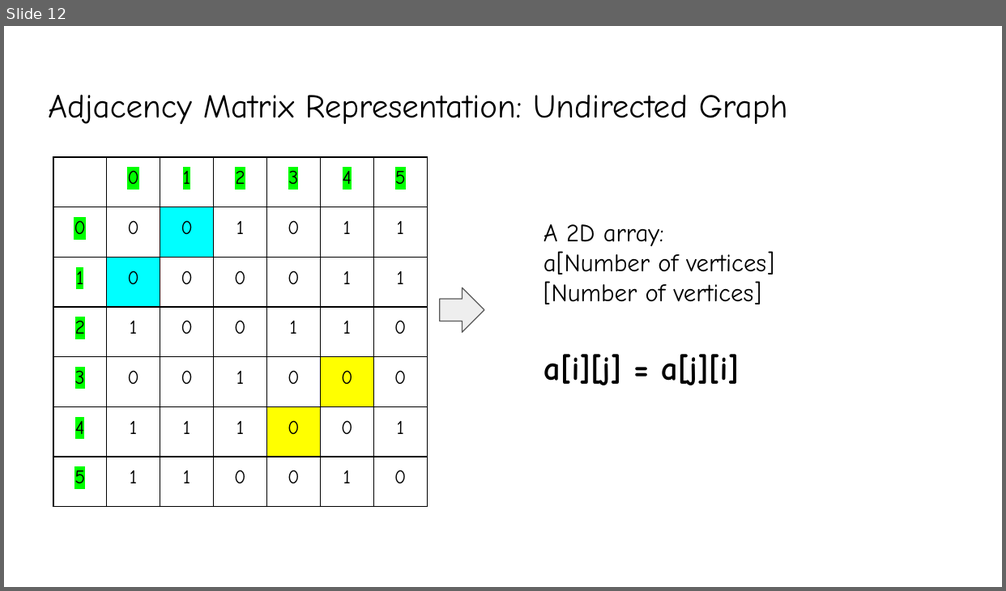
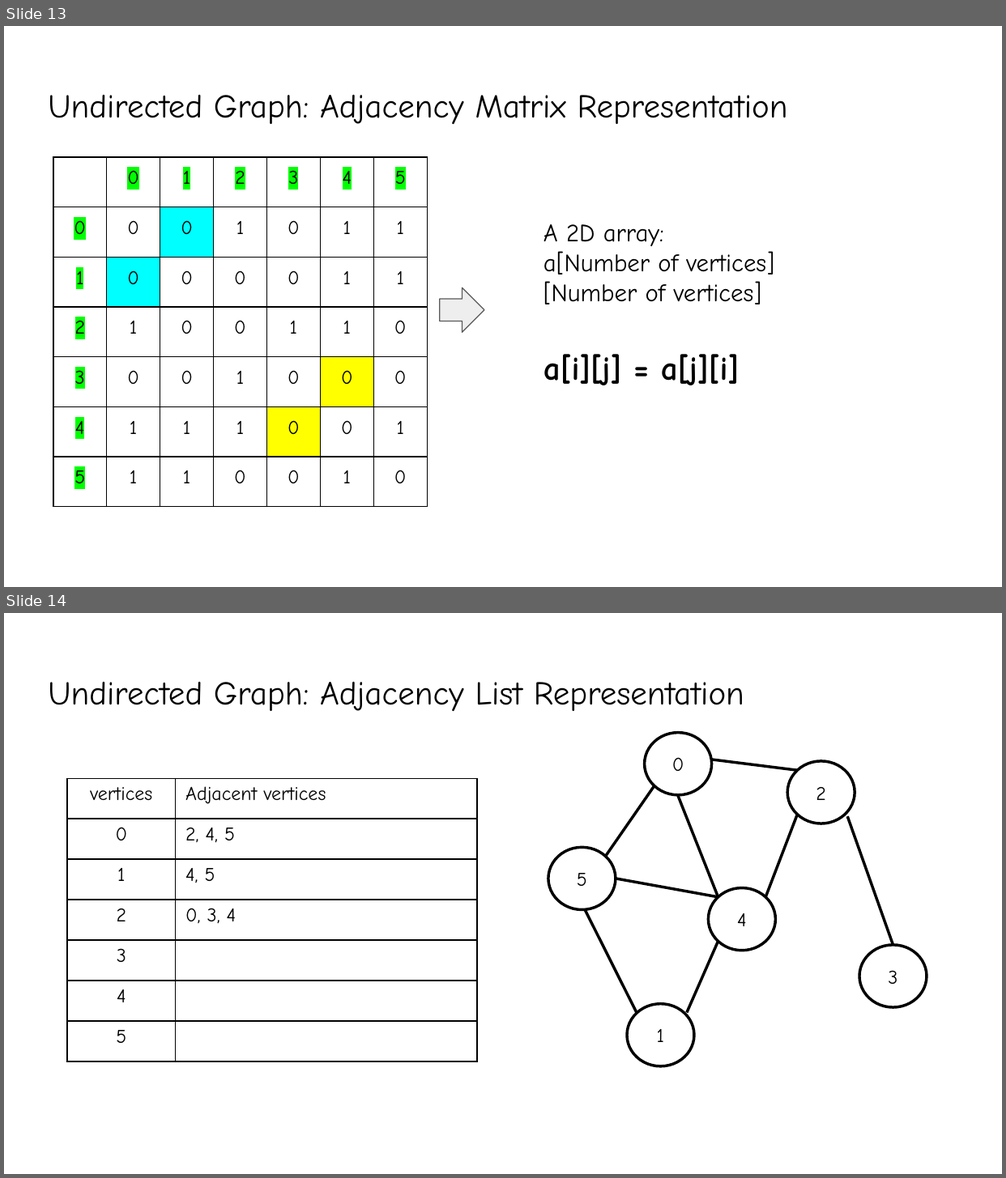
Before and after one commit to YeasirRayhanPrince/yeasirrayhanprince.github.io, a slide deck: cse106/slides/8.Graphs.pptx. Shown one above the other, each under a label of ours: slide 12 before the commit, slides 13 and 14 after it. The pictures are 1006x591 and 1006x1178 pixels, drawn with LibreOffice and Linux fonts; fonts in the diff are those of the drawing. Boxes give left, top, right and bottom in pixels: in the first picture for what was removed or moved away, otherwise in the second. Text is boxed around its words. In the diff, an @@ line names an element or a change of style, - is before the commit and + after.

```diff
--- a/cse106/slides/8.Graphs.pptx
+++ b/cse106/slides/8.Graphs.pptx
@@ slide 14 added at [4, 613, 1002, 1174], background #FFFFFF @@
@@ title added at [48, 682, 744, 711], 24 pt, text #000000 @@
+Undirected Graph: Adjacency List Representation
@@ ellipse added at [645, 733, 711, 795], fill #FFFFFF, outline #000000 2 pt, 14 pt, text #000000 @@
+0
@@ table added at [67, 779, 477, 1062], 7 rows, 2 columns @@
+vertices | Adjacent vertices
+0 | 2, 4, 5
+1 | 4, 5
+2 | 0, 3, 4
+3 | 
+4 | 
+5 | 
@@ line added from (797, 771) to (711, 760), #000000 2 pt @@
@@ ellipse added at [787, 760, 854, 824], fill #FFFFFF, outline #000000 2 pt, 14 pt, text #000000 @@
+2
@@ line added from (606, 855) to (654, 786), #000000 2 pt @@
@@ line added from (678, 794) to (718, 897), #000000 2 pt @@
@@ line added from (765, 897) to (797, 815), #000000 2 pt @@
@@ line added from (847, 816) to (893, 945), #000000 2 pt @@
@@ ellipse added at [548, 848, 615, 910], outline #000000 2 pt, 14 pt, text #000000 @@
+5
@@ line added from (616, 879) to (718, 897), #000000 2 pt @@
@@ ellipse added at [709, 888, 775, 952], outline #000000 2 pt, 14 pt, text #000000 @@
+4
@@ line added from (585, 909) to (637, 1013), #000000 2 pt @@
@@ line added from (687, 1013) to (718, 941), #000000 2 pt @@
@@ ellipse added at [859, 945, 926, 1008], fill #FFFFFF, outline #000000 2 pt, 14 pt, text #000000 @@
+3
@@ ellipse added at [627, 1004, 693, 1067], outline #000000 2 pt, 14 pt, text #000000 @@
+1
@@ what was slide 12 is now slide 13 @@
@@ slide 13 changed as well @@
@@ title at [48, 95, 788, 124]: text changed @@
-Adjacency Matrix Representation: Undirected Graph
+Undirected Graph: Adjacency Matrix Representation
```
Also in this commit, not shown: 32 other slides changed, 4 other slides added, 3 other files.
